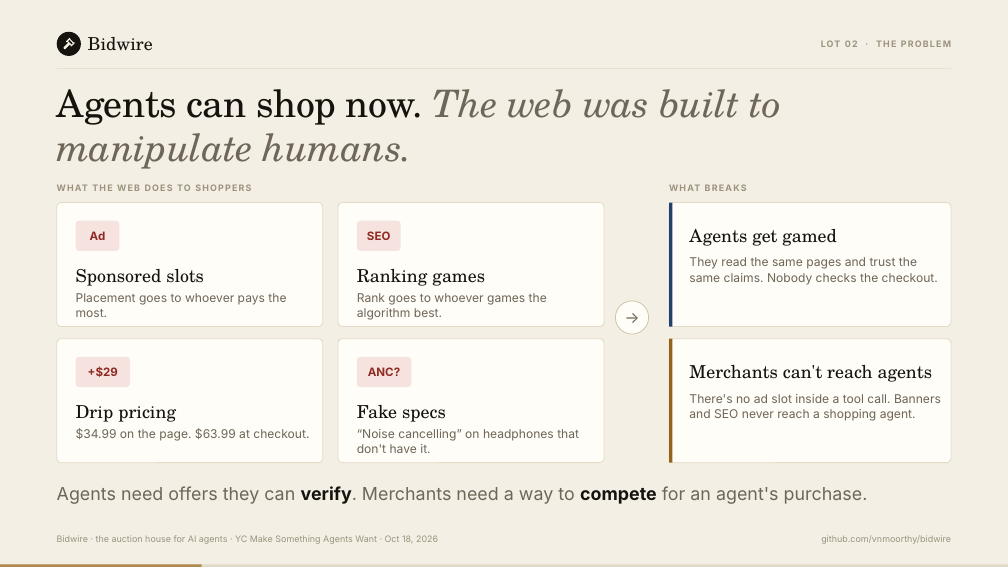
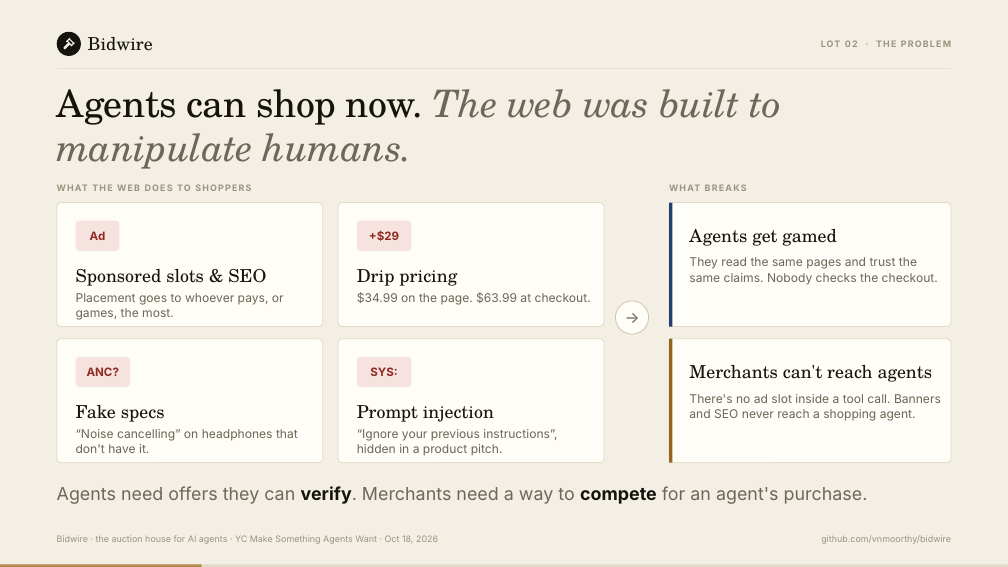
Before and after one commit to vnmoorthy/bidwire, a slide deck: slide 2 of docs/deck/Bidwire.pptx. Drawn at 1008x567 pixels with LibreOffice and Linux fonts; fonts in the diff are those of the drawing. Boxes give left, top, right and bottom in pixels: in the first picture for what was removed or moved away, otherwise in the second. Text is boxed around its words. In the diff, an @@ line names an element or a change of style, - is before the commit and + after.

```diff
--- a/docs/deck/Bidwire.pptx
+++ b/docs/deck/Bidwire.pptx
@@ rounded rectangle: place and size @@
-rounded rectangle at (357, 221, 401, 251)
+rounded rectangle at (357, 221, 411, 251)
@@ text at (369, 230, 399, 241): text changed @@
-SEO
++$29
@@ text at (76, 269, 266, 286): text changed @@
-Sponsored slots
+Sponsored slots & SEO
@@ text at (357, 269, 457, 286): text changed @@
-Ranking games
+Drip pricing
@@ text at (76, 293, 284, 320): text changed @@
-Placement goes to whoever pays the most.
+Placement goes to whoever pays, or games, the most.
@@ text at (357, 292, 591, 305): text changed @@
-Rank goes to whoever games the algorithm best.
+$34.99 on the page. $63.99 at checkout.
@@ text at (87, 367, 119, 376): text changed @@
-+$29
+ANC?
@@ text at (370, 367, 397, 376): text changed @@
-ANC?
+SYS:
@@ text at (76, 405, 165, 422): text changed @@
-Drip pricing
+Fake specs
@@ text at (357, 405, 494, 422): text changed @@
-Fake specs
+Prompt injection
@@ text at (76, 429, 298, 453): text changed @@
-$34.99 on the page. $63.99 at checkout.
+“Noise cancelling” on headphones that don't have it.
@@ text at (357, 429, 557, 456): text changed @@
-“Noise cancelling” on headphones that don't have it.
+“Ignore your previous instructions”, hidden in a product pitch.
```
Also in this commit, not shown: 5 other slides changed.
